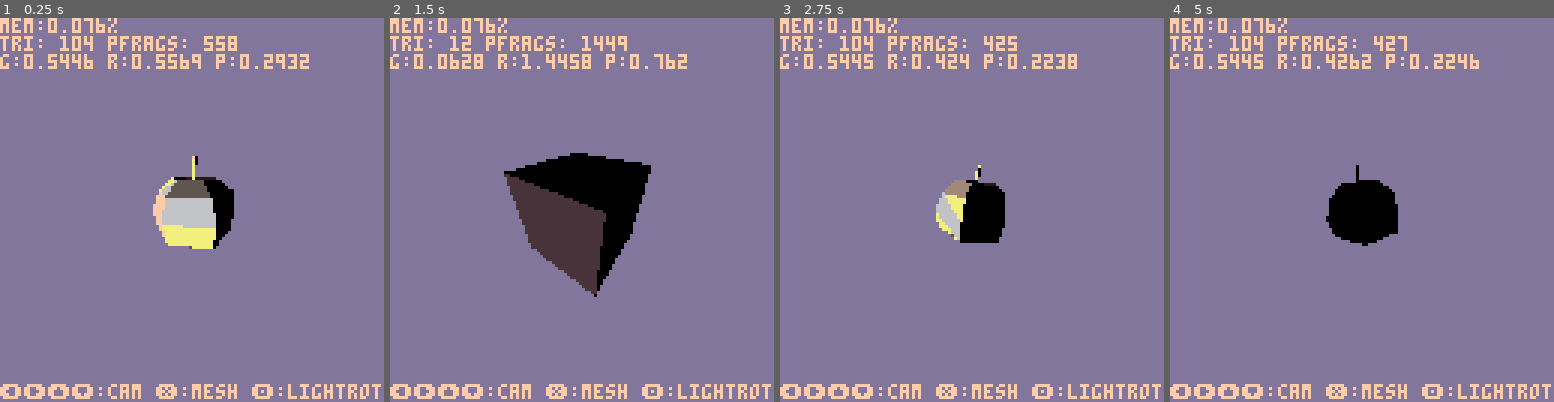
Above: before the commit, frames 1-4 (left to right).
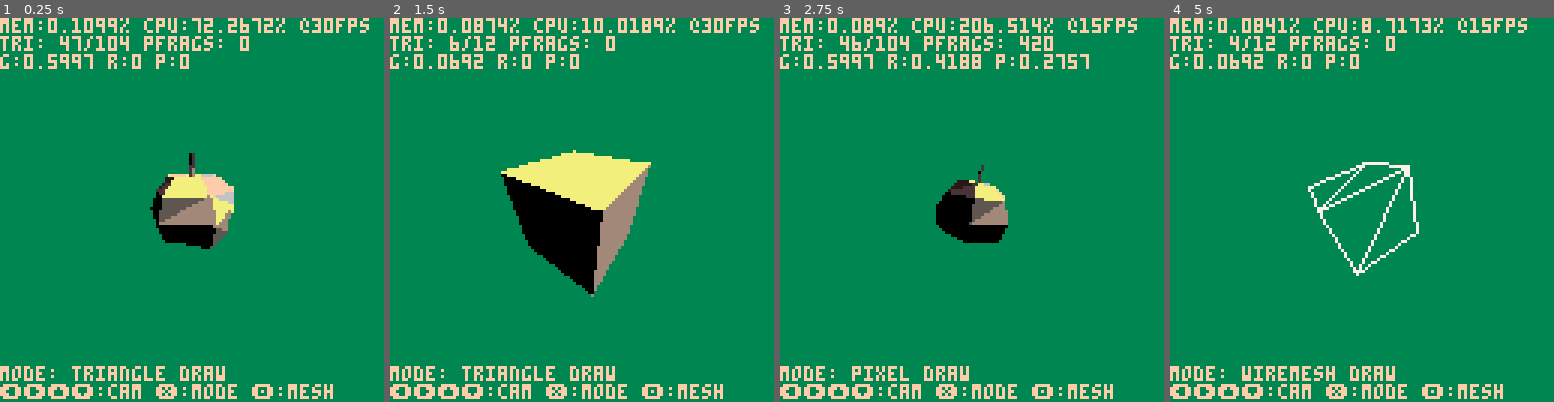
Above: after the commit, the same moments.

Repository: sthilaid/pico-8-carts
Game: PICO-8 cartridge cube.p8
The game is run twice, just before and just after one commit, with the same random seed, the same clock (stepped at 60 frames per second) and the same inputs.
Inputs:
- Up to frame 1 (0.25 s): no input
- Up to frame 2 (1.5 s): tap O (Z key) at 0.33, 0.7, 1.43 s; tap X (X key) at 1.07 s
- Up to frame 3 (2.75 s): hold Left 1.97-2.37 s; tap X (X key) at 2.07, 2.4, 2.73 s; tap O (Z key) at 2.22 s; hold Down from 2.42 s (still down)
- Up to frame 4 (5 s): release Down at 2.82 s; hold Right 2.87-3.53 s; tap X (X key) every 0.33 s from 3.07 to 4.73 s; tap O (Z key) at 3.1, 3.98, 4.87 s; hold Up 3.58-4.08 s; hold Right 4.13-4.53 s; hold Down from 4.58 s (still down)

The runs differ from the first frame. In frame 1, 97% of the frame differs, in the area x 0-100%, y 0-100%; in frame 2, 97%; in frame 3, 96%; in frame 4, 97%.

Commit message:
many optimization and new render modes (wiremesh, triangle draw).

Diff:
--- a/cube.p8
+++ b/cube.p8
@@ -1,15 +1,19 @@
 pico-8 cartridge // http://www.pico-8.com
 version 29
 __lua__
--- RealTime Renderering
+-- realtime renderering
 -- by sthilaid
 
 -->8
 -- data and global vars
-_pal={0,128,133,5,134,6,135,15,7}
+_pal={0,128,133,5,134,6,135,15,7,3}
 white_shades={0,1,2,3,4,5,6,7,8} -- color indices for light shading from lighting 0->1
-bg_color=13
+bg_color=9
 interpolateTriangles = false
+performBackfaceCulling = true
+renderMode = 2 -- 0: pixel draw 1: wire mesh 2: triangle draw
+zbuff = {}
+triangles = {}
 
 -- runtime globals
 camera=false
@@ -23,10 +27,10 @@
 campitch=0
 camyaw=0
 camlen=3
-shouldRotateLight=true
 
 -- runtime debug
 triCount = 0
+totalTriCount = 0
 pixelFragCount = 0
 updateDT=0
 renderStartDT=0
@@ -39,9 +43,6 @@
 -->8
 -- flow
 
-function makecam(pitch,yaw, len)
-   return mmult(mmult(perspective(-3, 3, 3, -3, -2, -100), transmatrix(vpoint(0,0,len))), rotmatrix(pitch,yaw,0))
-end
 function _init()
    camera = makecam(campitch,camyaw,camlen)
 
@@ -52,12 +53,12 @@
    apple = object(rotmatrix(0.05,0.1,0), appleMesh())
    add(objects, apple)
 
-   --room = object(mmult(transmatrix(vpoint(0,0,0)), rotmatrix(0,0,0)), roommesh())
-   --add(objects, room)
+   -- room = object(mmult(transmatrix(vpoint(0,0,0)), rotmatrix(0,0,0)), roommesh())
+   -- add(objects, room)
    -- local rabbit = object(matrix(), rabbitMesh())
    -- add(objects, rabbit)
 
-   l1 = dirlight(vnormalize(vdir(0,0,-1)), 0.0)
+   l1 = dirlight(vnormalize(vdir(-0.75,1,0)), 0.0)
    add(lights, l1)
 
    cubeRotMat= rotmatrix(0.25/30, 0.1/30, 0.15/30)
@@ -69,7 +70,7 @@
    if (btn(⬇️)) camlen += 0.1
    if (btn(➡️)) camyaw += 0.01
    if (btn(⬅️)) camyaw -= 0.01
-   if (btnp(🅾️)) shouldRotateLight = not shouldRotateLight
+   if (btnp(🅾️)) renderMode = (renderMode+1) % 3
    if btnp(❎) then
       cube.isVisible = not cube.isVisible
       apple.isVisible = not apple.isVisible
@@ -87,8 +88,6 @@
 end
 
 function _draw()
-   srand(12345)
-
    for i,c in pairs(_pal) do
       pal(i-1,c,1)
    end
@@ -104,15 +103,19 @@
 function dprint(str) add(debugStrs, str) end
 function dflush()
    color(15)
-   print("mem:"..(stat(0)/2048).."%")
-   print("tri: "..triCount.." pfrags: "..pixelFragCount)
+   print("mem:"..(stat(0)/2048).."%".." cpu:"..((renderEndDT-renderStartDT) * 100).."% @"..stat(7).."fps")
+   print("tri: "..triCount.."/"..totalTriCount.." pfrags: "..pixelFragCount)
    print("g:"..geometryDT.." r:"..rasterDT.." p:"..pixelDT)
    for s in all(debugStrs) do
       print(s)
    end
-   print("⬅️➡️⬆️⬇️:cam ❎:mesh 🅾️:lightrot", 0, 122)
+   local modeStr = "triangle draw"
+   if (renderMode == 0) modeStr = "pixel draw"
+   if (renderMode == 1) modeStr = "wiremesh draw"
+   print("mode: "..modeStr, 0, 116)
+   print("⬅️➡️⬆️⬇️:cam ❎:mode 🅾️:mesh", 0, 122)
    debugStrs = {}
-   geometryDT, rasterDT, pixelDT, triCount, pixelFragCount = 0,0,0,0,0
+   geometryDT, rasterDT, pixelDT, triCount, totalTriCount, pixelFragCount = 0,0,0,0,0,0
 end
 
 -->8
@@ -159,7 +162,7 @@
 
 -------------------------------------------------------------------------------
 -- floats
-
+function abs(x) if x<0 then return -x else return x end end
 function sign(x)
    if x < 0 then    return -1
    else             return 1
@@ -195,30 +198,30 @@
 -------------------------------------------------------------------------------
 -- matrix
 
-function matrix() return {{1,0,0,0}, {0,1,0,0}, {0,0,1,0}, {0,0,0,1}} end
+function matrix() return {1,0,0,0, 0,1,0,0, 0,0,1,0, 0,0,0,1} end
 function rotmatrix(x,y,z) -- ammount to rotate around each axis
    function rot_x(xangle)
       local m = matrix()
-      m[2][2] = cos(xangle)
-      m[2][3] = -sin(xangle)
-      m[3][2] = sin(xangle)
-      m[3][3] = cos(xangle)
+      m[6] = cos(xangle)
+      m[7] = -sin(xangle)
+      m[10] = sin(xangle)
+      m[11] = cos(xangle)
       return m
    end
    function rot_y(yangle)
       local m = matrix()
-      m[1][1] = cos(yangle)
-      m[1][3] = sin(yangle)
-      m[3][1] = -sin(yangle)
-      m[3][3] = cos(yangle)
+      m[1] = cos(yangle)
+      m[3] = sin(yangle)
+      m[9] = -sin(yangle)
+      m[11] = cos(yangle)
       return m
    end
    function rot_z(zangle)
       local m = matrix()
-      m[1][1] = cos(zangle)
-      m[1][2] = -sin(zangle)
-      m[2][1] = sin(zangle)
-      m[2][2] = cos(yangle)
+      m[1] = cos(zangle)
+      m[2] = -sin(zangle)
+      m[5] = sin(zangle)
+      m[6] = cos(yangle)
       return m
    end
 
@@ -226,48 +229,48 @@
 end
 function transmatrix(t)
    local m = matrix()
-   m[1][4] = t[1]
-   m[2][4] = t[2]
-   m[3][4] = t[3]
+   m[4] = t[1]
+   m[8] = t[2]
+   m[12]= t[3]
    return m
 end
 function scalematrix(sx, sy, sz)
    local m = matrix()
-   m[1][1] = sx
-   m[2][2] = sy
-   m[3][3] = sz
-   m[4][4] = 1
+   m[1] = sx
+   m[6] = sy
+   m[11] = sz
+   m[16] = 1
    return m
 end
 function mgettranslation(m)
-   return vpoint(m[1][4], m[2][4], m[3][4])
+   return vpoint(m[4], m[8], m[12])
 end
 function mtranslate(m, t)
-   m[1][4] += t[1]
-   m[2][4] += t[2]
-   m[3][4] += t[3]
+   m[4] += t[1]
+   m[8] += t[2]
+   m[12] += t[3]
 end
 function ortho(l, r, t, b, n, f)
    local m = matrix()
-   m[1][1] = 2 / (r - l)
-   m[2][2] = 2 / (t - b)
-   m[3][3] = 2 / (f - n)
-   m[1][4] = -(r+l) / (r-l)
-   m[2][4] = -(t+b) / (t-b)
-   m[3][4] = -(f+n) / (f-n)
-   m[4][4] = 1
+   m[1] = 2 / (r - l)
+   m[6] = 2 / (t - b)
+   m[11] = 2 / (f - n)
+   m[4] = -(r+l) / (r-l)
+   m[8] = -(t+b) / (t-b)
+   m[12] = -(f+n) / (f-n)
+   m[16] = 1
    return m
 end
 function perspective(l, r, t, b, n, f)
    local m = matrix()
-   m[1][1] = 2*n / (r - l)
-   m[2][2] = 2*n / (t - b)
-   m[3][3] = (f+n) / (f-n)
-   m[1][3] = -(r+l) / (r-l)
-   m[2][3] = -(t+b) / (t-b)
-   m[3][4] = -2*f*n / (f-n)
-   m[4][3] = 1
-   m[4][4] = 0
+   m[1] = 2*n / (r - l)
+   m[6] = 2*n / (t - b)
+   m[11] = (f+n) / (f-n)
+   m[3] = -(r+l) / (r-l)
+   m[7] = -(t+b) / (t-b)
+   m[12] = -2*f*n / (f-n)
+   m[15] = 1
+   m[16] = 0
    return m
 end
 -- function perspective2(fovy, aspect, near, far)
@@ -284,9 +287,9 @@
       for j=1,4 do
          local m_ij = 0
          for r=1,4 do
-            m_ij += m1[i][r] * m2[r][j]
+            m_ij += m1[(i-1)*4+r] * m2[(r-1)*4+j]
          end
-         m[i][j] = m_ij
+         m[(i-1)*4+j] = m_ij
       end
    end
    return m
@@ -297,7 +300,7 @@
    for i=1,4 do
       res[i] = 0
       for j=1,4 do
-         res[i] += m[i][j] * v[j]
+         res[i] += m[(i-1)*4+j] * v[j]
       end
    end
    return res
@@ -319,6 +322,10 @@
            cullBackface=cullBackface}
 end
 function object(mat, mesh) return {mat=mat, mesh=mesh, isVisible=true} end
+
+function makecam(pitch,yaw, len)
+   return mmult(mmult(perspective(-3, 3, 3, -3, -2, -100), transmatrix(vpoint(0,0,len))), rotmatrix(pitch,yaw,0))
+end
 
 -- lights: 0-directional, 1-point
 function dirlight(dir, r0) return {type=0, pos=vpoint(0,0,0), dir=dir, r0=r0, campos=0, camdir=0} end
@@ -392,13 +399,13 @@
       l.camdir = mapply(cam, l.dir)
    end
    for obj in all(objects) do
-      if (not obj.isVisible) goto continue
+      if (not obj.isVisible) goto nextobj
       local mesh = obj.mesh
       local processedVerticesCache = {}
       local projectionMatrix = mmult(screenMat, mmult(cam, obj.mat))
       for t in all(mesh.tris) do
          local startDT = stat(1)
-         local processedTriangleFrags= {}
+         local vfrags= {}
          local clippedTriangleFrags = {}
          local triangleColor = t[4]
          for tindex=1,3 do
@@ -407,17 +414,40 @@
             local vFrag     = geometryVertexShading(projectionMatrix, mesh, v_index, n_index,
                                                     processedVerticesCache, lights, triangleColor)
             --dprint("pv: "..vstr(vFrag.n))
-            add(processedTriangleFrags, vFrag)
+            add(vfrags, vFrag)
          end
-         triCount += 1
-         geometryDT += stat(1) - startDT
-         rasterizeTriangle(processedTriangleFrags)
+
+         -- backface culling
+         if (not performBackfaceCulling) or triangleSignedArea(vfrags) < 0 then
+            triCount += 1
+            geometryDT += stat(1) - startDT
+
+            if (renderMode == 0) rasterizeTriangle(vfrags)
+            if (renderMode == 1) rasterizeTriangleToEdges(vfrags)
+            if (renderMode == 2) storeTriangle(vfrags)
+         else
+            geometryDT += stat(1) - startDT
+         end
+         totalTriCount += 1
       end
-      ::continue::
-   end
-end
-
-function computeEdgeParams(p1, p2) return {a=-(p2[2]-p1[2]), b=(p2[1]-p1[1]), c=(p2[2]-p1[2])*p1[1] - (p2[1]-p1[1])*p1[2]} end
+      ::nextobj::
+   end
+   if renderMode == 2 then -- triangle draw mode
+      qsort(triangles,1,#triangles,'depth',lt)
+      for t in all(triangles) do
+         drawTriangle(t)
+      end
+   end
+end
+
+function triangleSignedArea(vfrags)
+   -- sign of the z component of the cross product of the edge vectors (p2-p1 and p3-p1)
+   local p1x, p1y = vfrags[1].vx, vfrags[1].vy
+   local p2x, p2y = vfrags[2].vx, vfrags[2].vy
+   local p3x, p3y = vfrags[3].vx, vfrags[3].vy
+   return -p1y*p2x+p1x*p2y+p1y*p3x-p2y*p3x-p1x*p3y+p2x*p3y
+end
+function computeEdgeParams(p1x,p1y,p2x,p2y) return {a=-(p2y-p1y), b=(p2x-p1x), c=(p2y-p1y)*p1x - (p2x-p1x)*p1y} end
 function edgeSign(px,py,a,b,c) return a*px + b*py + c end
 function baryInterpVertex(w,u,v,v1,v2,v3) return vadd(vadd(vscale(v1, w), vscale(v2, u)), vscale(v3, v)) end
 function baryInterpPoint(w,u,v,v1,v2,v3) return padd(padd(pscale(v1, w), pscale(v2, u)), pscale(v3, v)) end
@@ -454,19 +484,17 @@
    return pfrag
 end
 
-function rasterizeTriangle(clippedTriangleFrags)
-   local tricol = clippedTriangleFrags[1].color --rnd(16)
-   local p1 = vpoint(clippedTriangleFrags[1].vx, clippedTriangleFrags[1].vy, clippedTriangleFrags[1].vz)
-   local p2 = vpoint(clippedTriangleFrags[2].vx, clippedTriangleFrags[2].vy, clippedTriangleFrags[2].vz)
-   local p3 = vpoint(clippedTriangleFrags[3].vx, clippedTriangleFrags[3].vy, clippedTriangleFrags[3].vz)
-
-   -- todo backface culling
-
-   local edgeParams = {computeEdgeParams(p1, p2), computeEdgeParams(p2, p3), computeEdgeParams(p3, p1)}
-   local pmin_x = flr(min(min(p1[1], p2[1]), p3[1]))
-   local pmin_y = flr(min(min(p1[2], p2[2]), p3[2]))
-   local pmax_x = flr(max(max(p1[1], p2[1]), p3[1]))
-   local pmax_y = flr(max(max(p1[2], p2[2]), p3[2]))
+function rasterizeTriangle(vfrags)
+   local p1x,p1y = vfrags[1].vx, vfrags[1].vy
+   local p2x,p2y = vfrags[2].vx, vfrags[2].vy
+   local p3x,p3y = vfrags[3].vx, vfrags[3].vy
+   local edgeParams = {computeEdgeParams(p1x,p1y, p2x,p2y),
+                       computeEdgeParams(p2x,p2y, p3x,p3y),
+                       computeEdgeParams(p3x,p3y, p1x,p1y)}
+   local pmin_x = flr(min(min(p1x, p2x), p3x))
+   local pmin_y = flr(min(min(p1y, p2y), p3y))
+   local pmax_x = flr(max(max(p1x, p2x), p3x))
+   local pmax_y = flr(max(max(p1y, p2y), p3y))
    --dprint("min: "..pmin_x..","..pmin_y.." max: "..pmax_x..","..pmax_y)
    --dprint("params: a:"..edgeParams[1].a.."b: "..edgeParams[1].b.."c: "..edgeParams[1].c)
    for x=pmin_x, pmax_x do
@@ -476,8 +504,8 @@
          local edgeValues = {}
          for e=1,3 do
             edgeValues[e] = edgeSign(x,y, edgeParams[e].a, edgeParams[e].b, edgeParams[e].c)
+            -- can use this instead if we don't want backface culling at the pixel level
             --isInside = e==1 or edgeValues[e] == 0 or sign(edgeValues[e]) == sign(edgeValues[e-1])
-            -- hack while i figure how to properly do backface culling at the tri level
             isInside = isInside and edgeValues[e] <= 0
             if not isInside then
                break
@@ -488,13 +516,13 @@
          if isInside then
             local pfrag = false
             if interpolateTriangles then
-               pfrag = interpolateTri(x, y, clippedTriangleFrags[1], clippedTriangleFrags[2], clippedTriangleFrags[3], edgeValues)
+               pfrag = interpolateTri(x, y, vfrags[1], vfrags[2], vfrags[3], edgeValues)
             else
-               local v = vpoint(x, y, clippedTriangleFrags[1].vz)
-               local n = vdir(clippedTriangleFrags[1].nx, clippedTriangleFrags[1].ny, clippedTriangleFrags[1].nz)
+               local v = vpoint(x, y, vfrags[1].vz)
+               local n = vdir(vfrags[1].nx, vfrags[1].ny, vfrags[1].nz)
                pfrag = fragment(v, n)
-               pfrag.l1dir  = clippedTriangleFrags[1].l1dir
-               pfrag.l1type = clippedTriangleFrags[1].l1type
+               pfrag.l1dir  = vfrags[1].l1dir
+               pfrag.l1type = vfrags[1].l1type
             end
 
             rasterDT += stat(1) - pixelStartDT
@@ -504,9 +532,27 @@
    end
 end
 
+function rasterizeEdge(p1x,p1y,p1z,p2x,p2y,p2z)
+   line(p1x,p1y,p2x,p2y,8)
+end
+function rasterizeTriangleToEdges(vfrags)
+   local p1x,p1y,p1z = vfrags[1].vx, vfrags[1].vy, vfrags[1].vz
+   local p2x,p2y,p2z = vfrags[2].vx, vfrags[2].vy, vfrags[2].vz
+   local p3x,p3y,p3z = vfrags[3].vx, vfrags[3].vy, vfrags[3].vz
+   rasterizeEdge(p1x,p1y,p1z,p2x,p2y,p2z)
+   rasterizeEdge(p2x,p2y,p2z,p3x,p3y,p3z)
+   rasterizeEdge(p3x,p3y,p3z,p1x,p1y,p1z)
+end
+
+function buffGetValue(buf, x, y) return buf[y*128+x] end
+function buffSetValue(buf, x, y, val) buf[y*128+x] = val end
 function processPixelFragment(pfrag)
    local startDT = stat(1)
    pixelFragCount += 1
+
+   local currentZValue = buffGetValue(zbuff, pfrag.vx, pfrag.vy)
+   if (currentZValue and pfrag.vz < currentZValue) return
+   buffSetValue(zbuff, pfrag.vx, pfrag.vy, pfrag.vz)
 
    -- lighting
    local lightRatio = 1.0
@@ -522,9 +568,32 @@
    pixelDT += stat(1) - startDT
 end
 
+function storeTriangle(vfrags)
+   vfrags.depth = max(max(vfrags[1].vz, vfrags[2].vz), vfrags[3].vz)
+   add(triangles,vfrags)
+end
+
+function drawTriangle(vfrags)
+   local p1x,p1y,p1z = vfrags[1].vx, vfrags[1].vy, vfrags[1].vz
+   local p2x,p2y,p2z = vfrags[2].vx, vfrags[2].vy, vfrags[2].vz
+   local p3x,p3y,p3z = vfrags[3].vx, vfrags[3].vy, vfrags[3].vz
+
+   local pfrag=vfrags[1]
+   local lightRatio = 1.0
+   if pfrag.l1type == 0 then
+      lightRatio = clamp(0,1,max(0,vdot(pfrag.l1dir, vdir(pfrag.nx,pfrag.ny, pfrag.nz))))
+   end
+   local shadedColorIndex = min(flr(lightRatio * (#white_shades-1))+1, #white_shades)
+   local shadedColor = white_shades[shadedColorIndex]
+
+   trifill(p1x,p1y,p2x,p2y,p3x,p3y,shadedColor)
+end
+
 function render3d(camera, objects, lights)
    renderStartDT = stat(1)
+   zbuff, triangles = {}, {}
    processGeometries(camera, objects, lights)
+
    renderEndDT = stat(1)
 end
 
@@ -1257,6 +1326,66 @@
 --       -- backface
 --       true)
 -- end
+-------------------------------------------------------------------------------
+-->8
+-- borrowed
+
+-- trifill by @p01
+function p01_trapeze_h(l,r,lt,rt,y0,y1)
+   lt,rt=(lt-l)/(y1-y0),(rt-r)/(y1-y0)
+   if(y0<0)l,r,y0=l-y0*lt,r-y0*rt,0
+   for y0=y0,min(y1,128) do
+      rectfill(l,y0,r,y0)
+      l+=lt
+      r+=rt
+   end
+   end
+function p01_trapeze_w(t,b,tt,bt,x0,x1)
+   tt,bt=(tt-t)/(x1-x0),(bt-b)/(x1-x0)
+   if(x0<0)t,b,x0=t-x0*tt,b-x0*bt,0
+   for x0=x0,min(x1,128) do
+      rectfill(x0,t,x0,b)
+      t+=tt
+      b+=bt
+   end
+   end
+
+function trifill(x0,y0,x1,y1,x2,y2,c)
+   color(c)
+   if(y1<y0)x0,x1,y0,y1=x1,x0,y1,y0
+   if(y2<y0)x0,x2,y0,y2=x2,x0,y2,y0
+   if(y2<y1)x1,x2,y1,y2=x2,x1,y2,y1
+   if max(x2,max(x1,x0))-min(x2,min(x1,x0)) > y2-y0 then
+      local col=x0+(x2-x0)/(y2-y0)*(y1-y0)
+      p01_trapeze_h(x0,x0,x1,col,y0,y1)
+      p01_trapeze_h(x1,col,x2,x2,y1,y2)
+   else
+      if(x1<x0)x0,x1,y0,y1=x1,x0,y1,y0
+      if(x2<x0)x0,x2,y0,y2=x2,x0,y2,y0
+      if(x2<x1)x1,x2,y1,y2=x2,x1,y2,y1
+      local col=y0+(y2-y0)/(x2-x0)*(x1-x0)
+      p01_trapeze_w(y0,y0,y1,col,x0,x1)
+      p01_trapeze_w(y1,col,y2,y2,x1,x2)
+      end
+   end
+
+--quicksort from three-d by jimmi
+function gt(_x,_y) return (_x > _y) end
+function lt(_x,_y) return (_x < _y) end
+function qsort(_data,_lo,_hi,_key,_cmp)
+  _cmp = _cmp or gt
+  if _lo < _hi then
+    local pivot, p = _data[_hi][_key], _lo
+    for j=_lo,_hi-1 do
+      if _cmp(_data[j][_key], pivot) then
+        _data[p], _data[j], p = _data[j], _data[p], p+1
+      end
+    end
+    _data[p], _data[_hi] = _data[_hi], _data[p]
+    qsort(_data,_lo,p-1,_key,_cmp)
+    qsort(_data,p+1,_hi,_key,_cmp)
+  end
+end
 
 __gfx__
 00000000000000000000000000000000000000000000000000000000000000000000000000000000000000000000000000000000000000000000000000000000
